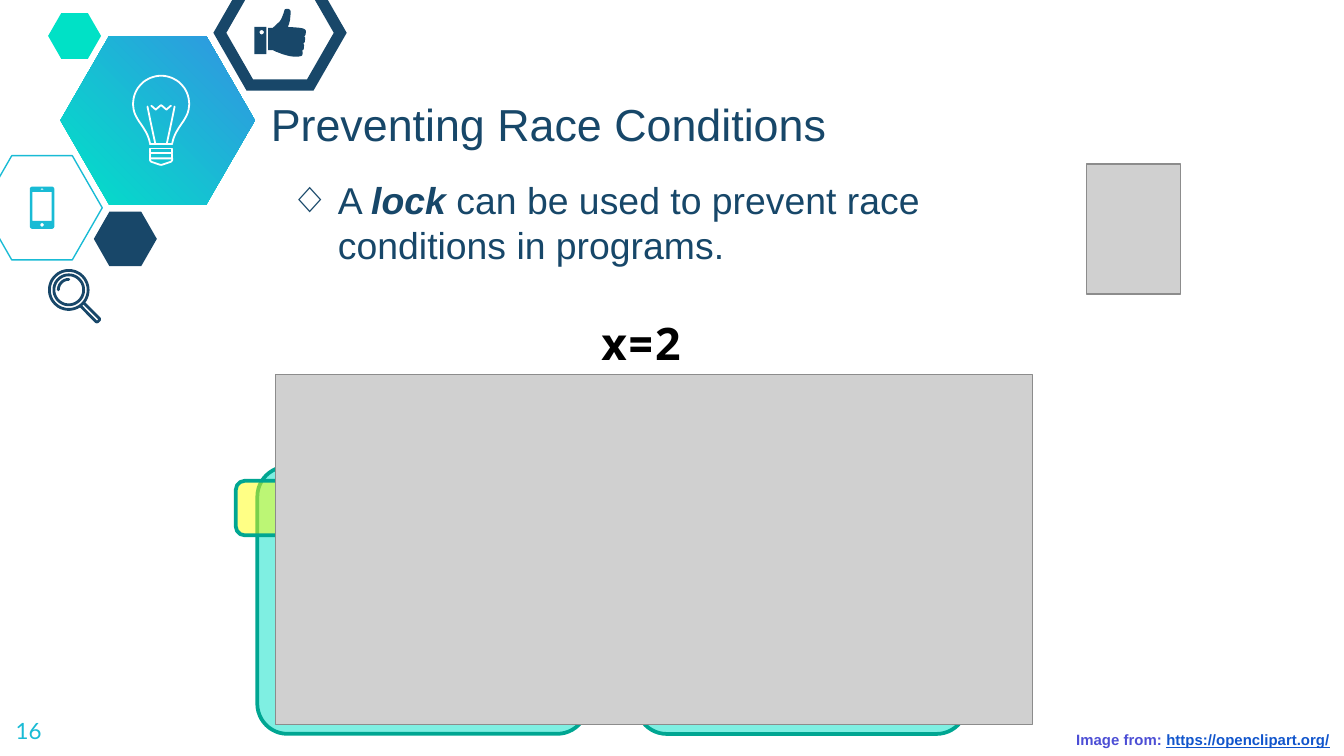
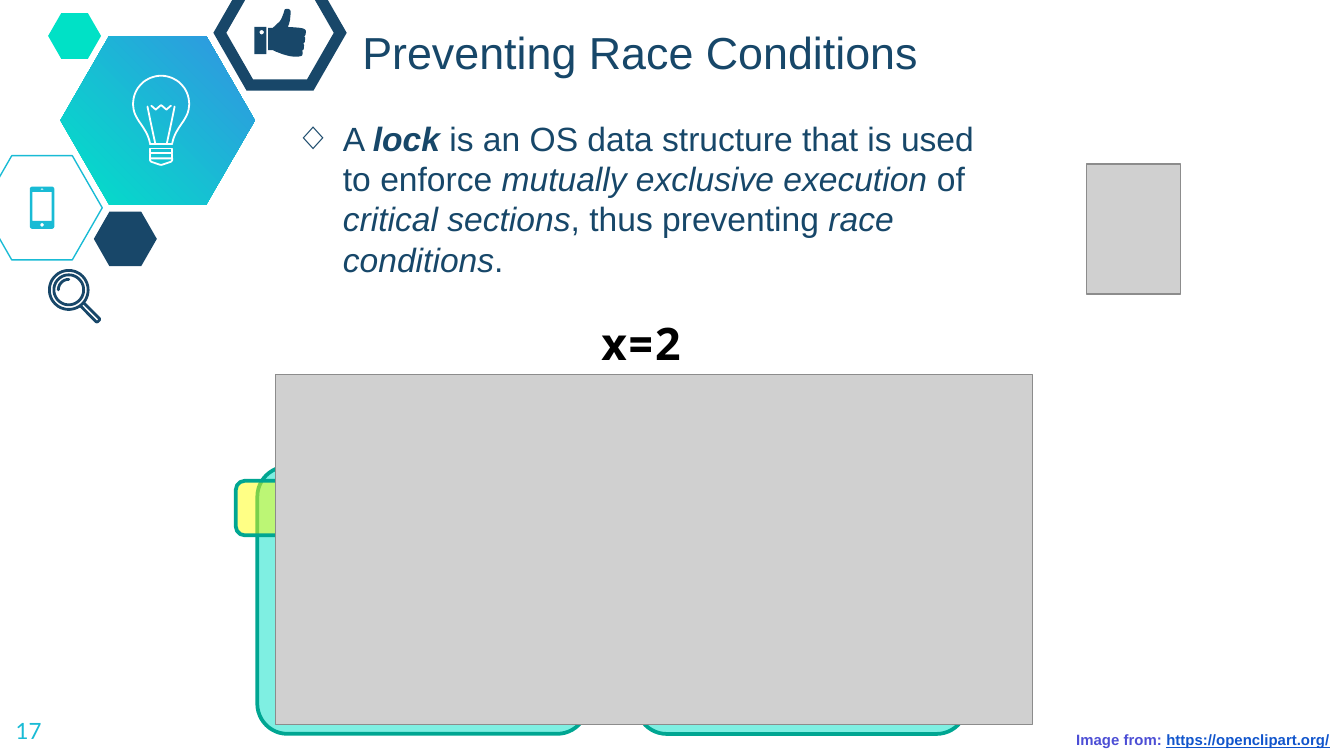
Before and after one commit to dickinson-comp256/COMP256, a slide deck: slide 17 of docs/materials/05-OperatingSystemsAbstractions/OSA7-S-RaceConditions.pptx (slide 16 before the commit). Drawn at 1344x756 pixels with LibreOffice and Linux fonts; fonts in the diff are those of the drawing; grey boxes stand for pictures; background and template pictures are left out. Boxes give left, top, right and bottom in pixels: in the first picture for what was removed or moved away, otherwise in the second. Text is boxed around its words. In the diff, an @@ line names an element or a change of style, - is before the commit and + after.

```diff
--- a/docs/materials/05-OperatingSystemsAbstractions/OSA7-S-RaceConditions.pptx
+++ b/docs/materials/05-OperatingSystemsAbstractions/OSA7-S-RaceConditions.pptx
@@ title "Preventing Race Conditions": place and size @@
-title "Preventing Race Conditions" at box(271, 108, 826, 150)
+title "Preventing Race Conditions" at box(362, 36, 918, 78)
@@ text at box(343, 126, 974, 273): text changed; size 20 to 18 pt; italic on @@
-◇ A lock can be used to prevent race conditions in programs.
+◇ A lock is an OS data structure that is used to enforce mutually exclusive execution of critical sections, thus preventing race conditions.
@@ page number at box(16, 723, 42, 739): text changed @@
-16
+17
```
Also in this commit, not shown: 15 other slides changed, 1 slide removed, 1 other file.
